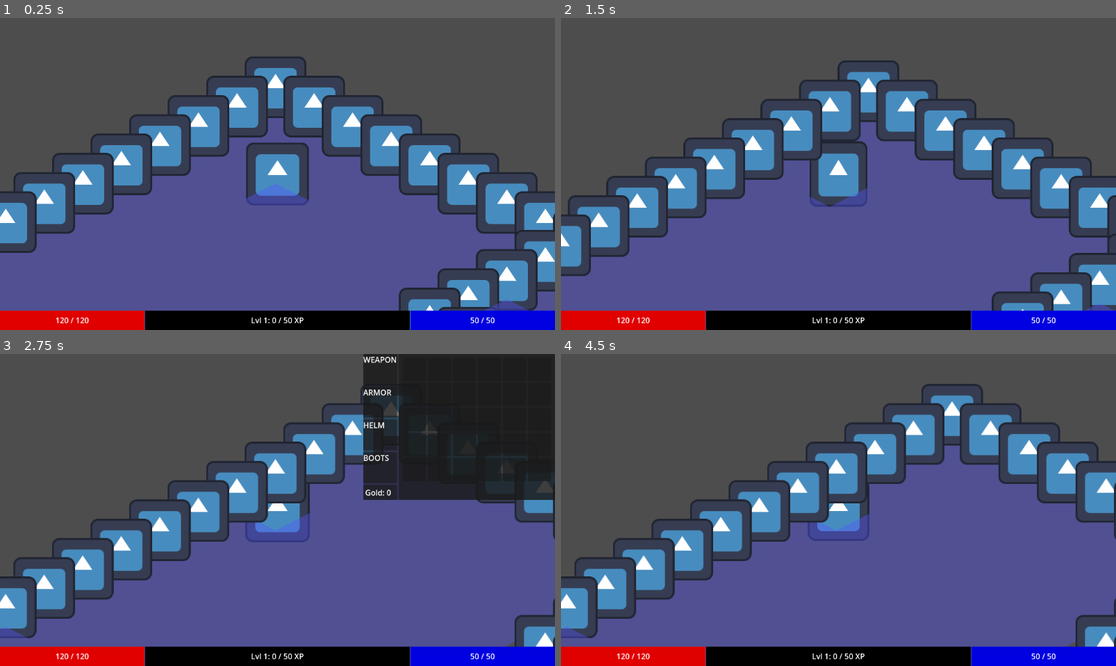
Above: before the commit, frames 1-4 (two rows, left to right).
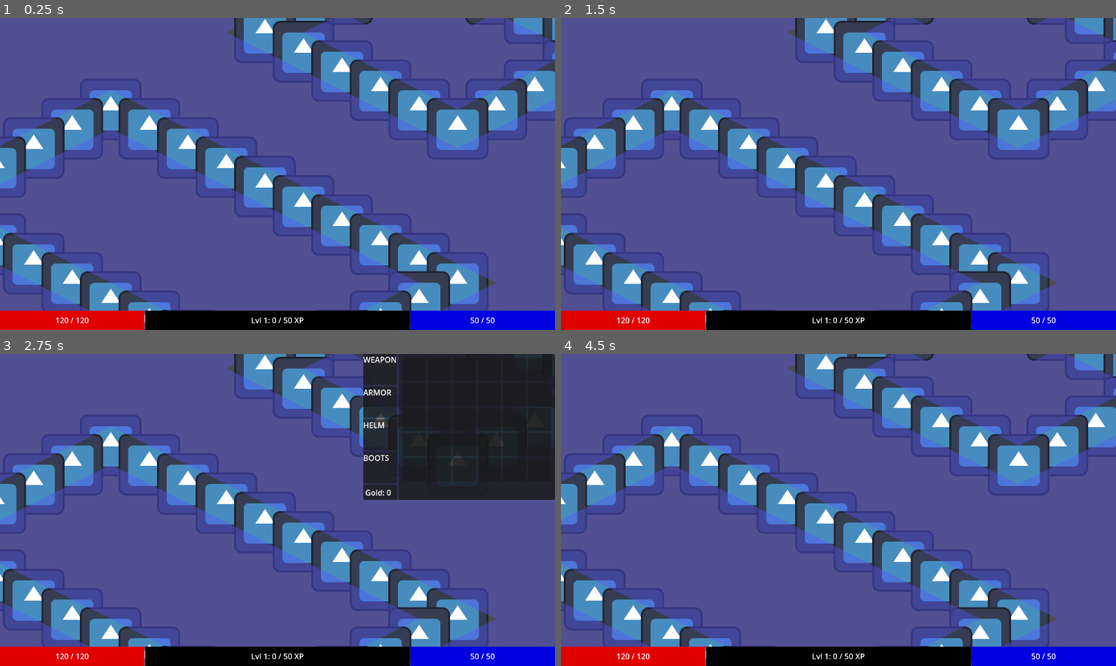
Above: after the commit, the same moments.

Repository: PietPadda/Godot_2D_ARPG
Game: Godot game, scene res://scenes/levels/town.tscn
The game is run twice, just before and just after one commit, with the same random seed, the same clock (stepped at 60 frames per second) and the same inputs. This scene is started directly instead of the project's main scene. The engine's default icon, where the game draws it, is replaced by a stand-in: a white triangle on a blue panel in a dark square.
Inputs (mouse positions are in pixels of both pictures, inside the frame that each line leads up to):
- Up to frame 1 (0.25 s): no input
- Up to frame 2 (1.5 s): tap Enter at 0.5 s; move the mouse to (960, 158) at 0.52 s; hold E (interact) 0.53-1.28 s; click (960, 158) at 0.67 s; tap Space at 1.25 s; move the mouse to (727, 189) at 1.27 s; click (727, 189) at 1.35 s
- Up to frame 3 (2.75 s): move the mouse to (333, 441) at 2.02 s; tap I (toggle_character_sheet) at 2.1 s; click (333, 441) at 2.17 s
- Up to frame 4 (4.5 s): tap Enter at 2.75, 4.25 s; move the mouse to (938, 369) at 2.77 s; tap E (interact) at 2.85 s; click (938, 369) at 2.92 s; tap Space at 3.5 s; move the mouse to (938, 400) at 3.52 s; press the mouse at (938, 400) at 3.53 s; move the mouse to (938, 435) at 4.27 s; release the mouse at (938, 435) at 4.28 s; tap I (toggle_character_sheet) at 4.35 s; click (938, 435) at 4.42 s

The runs differ from the first frame. In frame 1, 67% of the frame differs, in the area x 0-100%, y 0-100%; in frame 2, 67%; in frame 3, 50%; in frame 4, 63%.

Commit message:
fix(player): set multiplayer authority in _enter_tree to resolve spawn error

Diff:
--- a/scripts/levels/main.gd
+++ b/scripts/levels/main.gd
@@ -48,8 +48,8 @@
 func _on_player_spawn_requested(id: int):
 	var player_instance = NetworkManager.PLAYER_SCENE.instantiate()
 	player_instance.name = str(id)
-	# Set the authority of the player scene to the peer that just connected.
-	player_instance.set_multiplayer_authority(id)
+	# REMOVE THIS LINE - The player now does this itself in _enter_tree.
+	# player_instance.set_multiplayer_authority(id)
 
 	# Check if we have any spawn points defined.
 	if not spawn_points.is_empty():
--- a/scripts/player/player.gd
+++ b/scripts/player/player.gd
@@ -8,6 +8,13 @@
 @onready var stats_component: StatsComponent = $StatsComponent
 @onready var state_machine: StateMachine = $StateMachine
 @onready var camera: Camera2D = $Camera2D
+
+# This is a built-in Godot function.
+func _enter_tree() -> void:
+	# The player's name is its multiplayer ID, set by the server upon creation.
+	# We convert the name (which is a String) to an integer.
+	# The engine error log specifically tells us to set authority here.
+	set_multiplayer_authority(int(name))
 
 func _ready() -> void:
 	# This is the crucial check. Do it first!
@@ -22,14 +29,6 @@
 
 	# Force this camera to be the active one for the viewport.
 	camera.make_current() # <-- Add this line
-
-	# Connect signals only for the local player.
-	stats_component.died.connect(_on_death) # player died
-	EventBus.enemy_died.connect(_on_enemy_died) # enemy died
-	EventBus.game_state_changed.connect(_on_game_state_changed) # game state change
-
-	# Manually call the handler on startup to set the initial correct state.
-	_on_game_state_changed(EventBus.current_game_state)
 
 	# Check for SAVE GAME data first (highest priority).
 	if is_instance_valid(GameManager.loaded_player_data):
@@ -81,6 +80,16 @@
 		# Clear the transition data from the manager so it's not reused.
 		GameManager.player_data_on_transition = null
 
+	# Connect signals only for the local player.
+	stats_component.died.connect(_on_death) # player died
+	EventBus.enemy_died.connect(_on_enemy_died) # enemy died
+	EventBus.game_state_changed.connect(_on_game_state_changed) # game state change
+
+	# Manually call the handler on startup to set the initial correct state.
+	_on_game_state_changed(EventBus.current_game_state)
+
+	print("[%s] Player _ready() completed successfully." % name)
+
 # This function is called when the StatsComponent emits the "died" signal.
 ## Player death function for Player
 func _on_death() -> void:
--- a/scripts/ui/main_menu.gd
+++ b/scripts/ui/main_menu.gd
@@ -20,7 +20,11 @@
 
 # When the "Join" button is pressed, call the NetworkManager with the IP address.
 func _on_join_button_pressed():
+	# Add this line to prevent old data from interfering with our spawn position.
+	GameManager.player_data_on_transition = null
+
 	NetworkManager.join_game(ip_address_edit.text)
 	# The client also switches to the main game scene. The NetworkManager will
 	# tell us if the connection fails.
+	# The client also switches to the main game scene.
 	get_tree().change_scene_to_file("res://scenes/levels/main.tscn")
